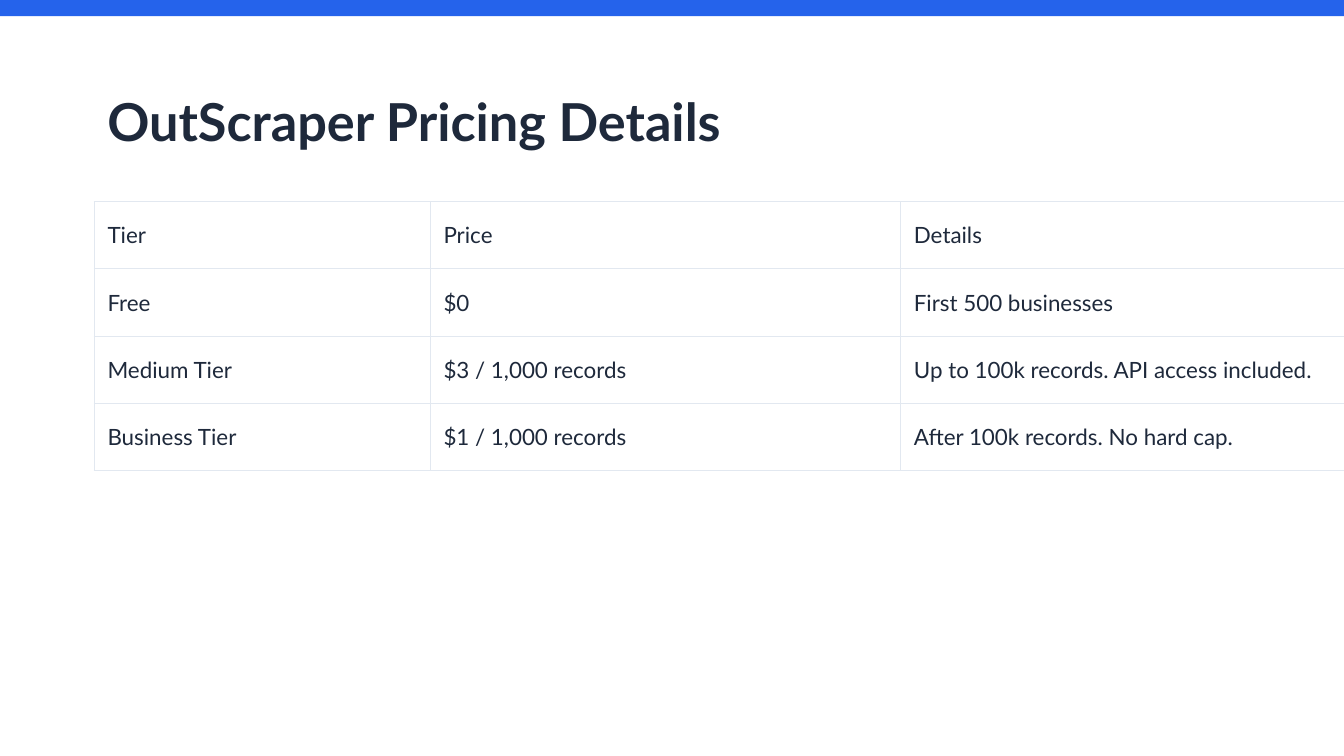
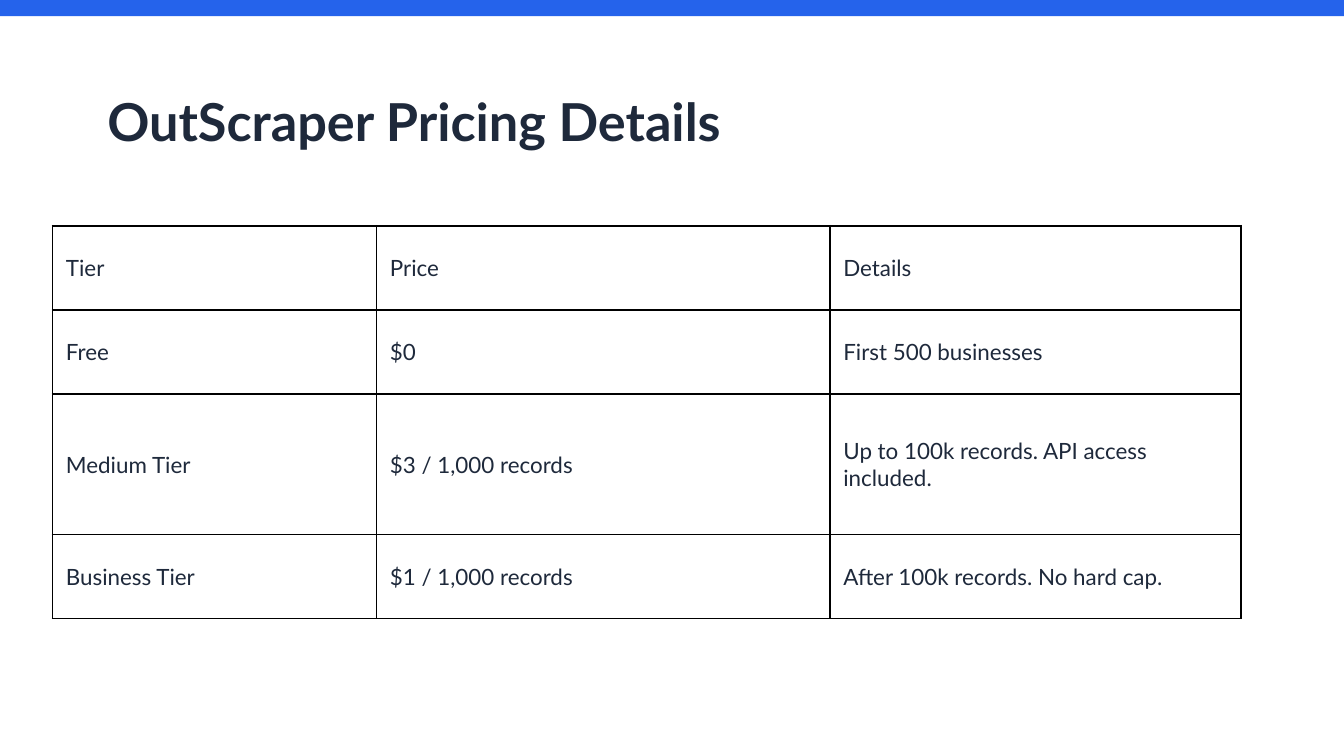
Before and after one commit to gaukaichuan/Lead-generator-, a slide deck: slide 5 of Sales_Lead_Generator_Proposal.pptx. Drawn at 1344x756 pixels with LibreOffice and Linux fonts; fonts in the diff are those of the drawing. Boxes give left, top, right and bottom in pixels: in the first picture for what was removed or moved away, otherwise in the second. Text is boxed around its words. In the diff, an @@ line names an element or a change of style, - is before the commit and + after.

```diff
--- a/Sales_Lead_Generator_Proposal.pptx
+++ b/Sales_Lead_Generator_Proposal.pptx
@@ table at box(52, 226, 1241, 618) @@
@@ borders changed @@
@@ table: place and size @@
-table at box(94, 202, 1344, 453)
+table at box(52, 226, 1241, 618)
```
Also in this commit, not shown: 8 other slides changed, 2 other files.
